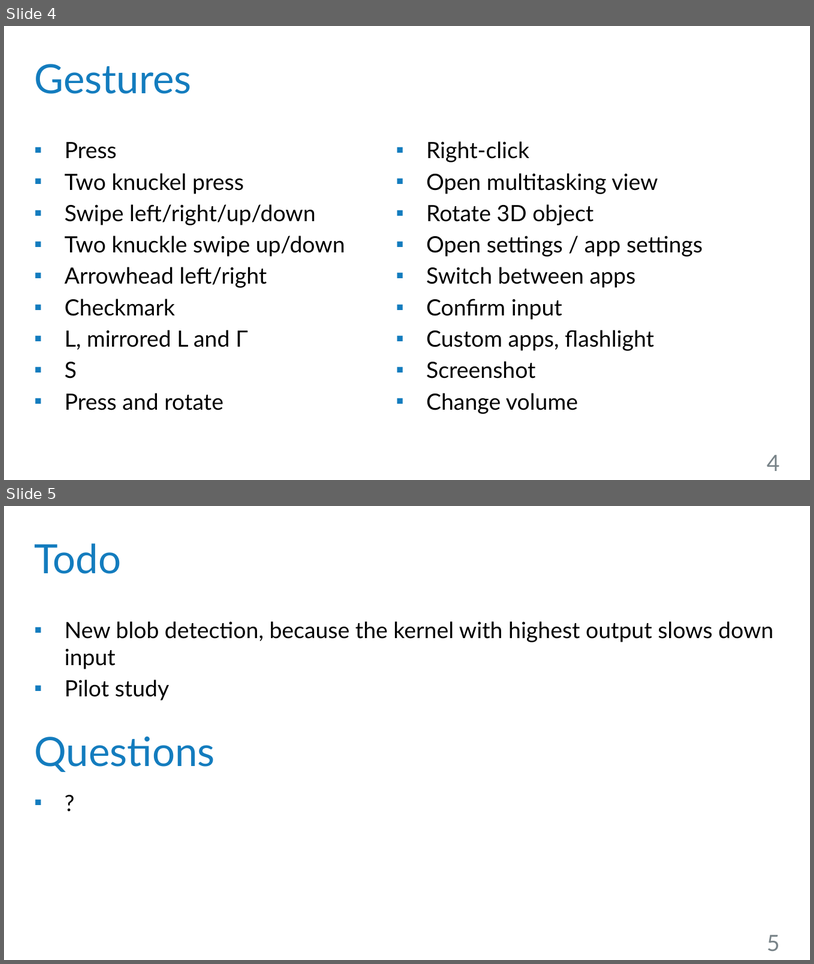
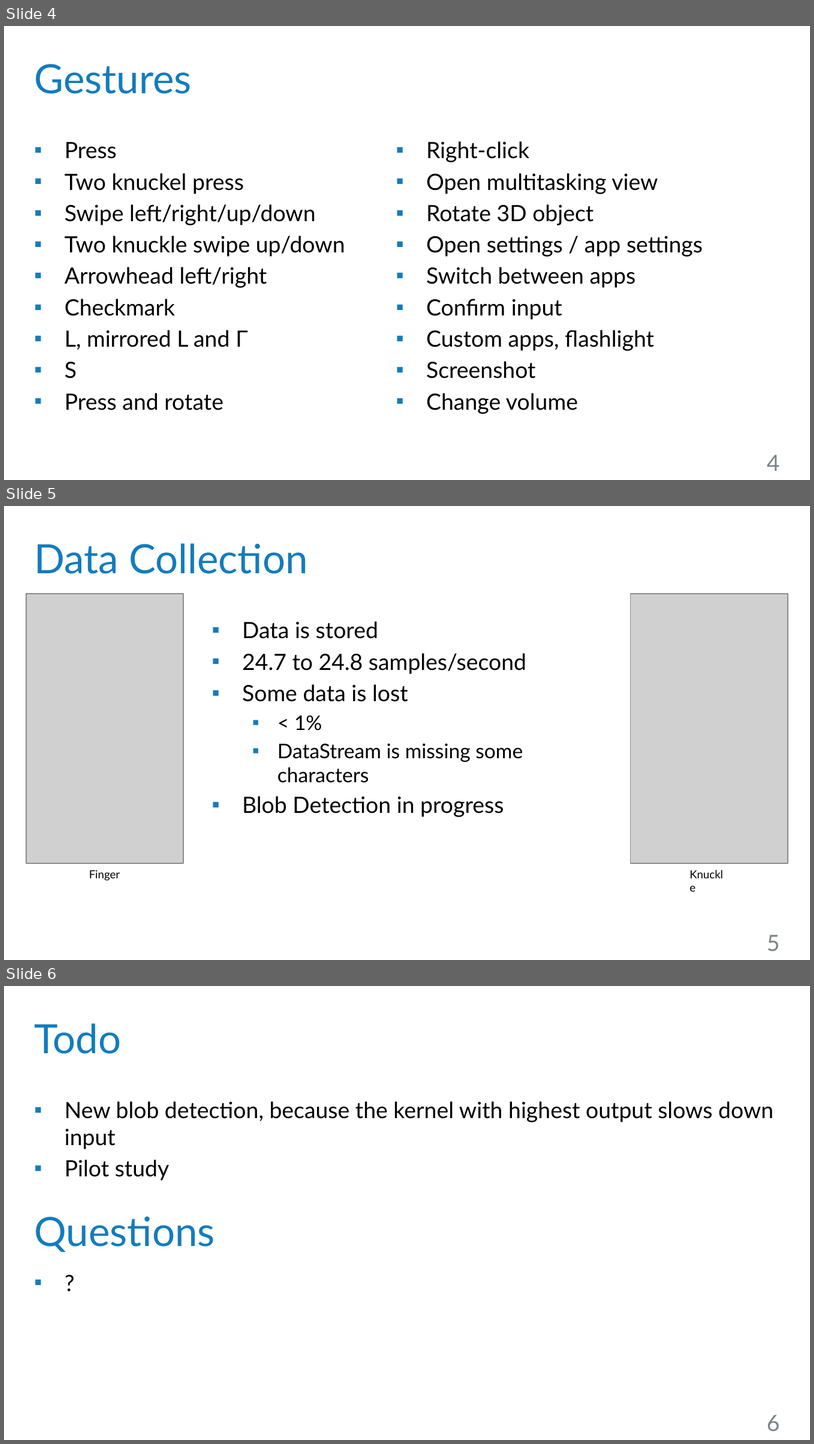
Before and after one commit to robsch94/FaPraKnuckleInput, a slide deck: Presentations/ThirdPresentation.pptx. Shown one above the other, each under a label of ours: slides 4 and 5 before the commit, slides 4, 5 and 6 after it. The pictures are 814x964 and 814x1444 pixels, drawn with LibreOffice and Linux fonts; fonts in the diff are those of the drawing; grey boxes stand for pictures; background and template pictures are left out. Boxes give left, top, right and bottom in pixels: in the first picture for what was removed or moved away, otherwise in the second. Text is boxed around its words. In the diff, an @@ line names an element or a change of style, - is before the commit and + after.

Commit message:
added data collection to third presentation

```diff
--- a/Presentations/ThirdPresentation.pptx
+++ b/Presentations/ThirdPresentation.pptx
@@ slide 5 added at box(4, 506, 810, 960), background #FFFFFF @@
@@ title added at box(34, 543, 308, 574), 36 pt, text #137CBE @@
+Data Collection
@@ picture added at box(27, 593, 184, 862) @@
@@ picture added at box(630, 593, 788, 862) @@
@@ text added at box(242, 621, 527, 817), 20 pt, text #000000 @@
+▪ Data is stored
+▪ 24.7 to 24.8 samples/second
+▪ Some data is lost
+  ▪ < 1%
+  ▪ DataStream is missing some characters
+▪ Blob Detection in progress
@@ text added at box(682, 863, 737, 885), 10 pt, text #000000 @@
+Knuckle
@@ text added at box(89, 870, 120, 880), 10 pt, text #000000 @@
+Finger
@@ page number added at box(767, 934, 780, 951), 20 pt, text #788388 @@
+5
@@ what was slide 5 is now slide 6 @@
@@ page number at box(767, 1414, 780, 1431): text changed @@
-5
+6
```
